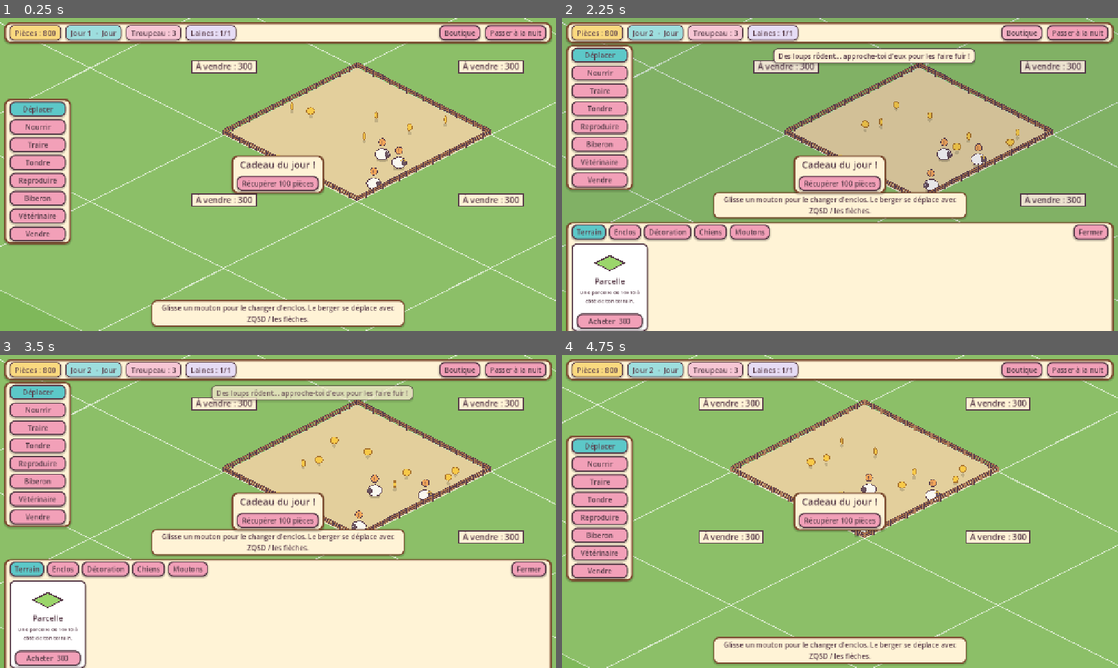
Above: before the commit, frames 1-4 (two rows, left to right).
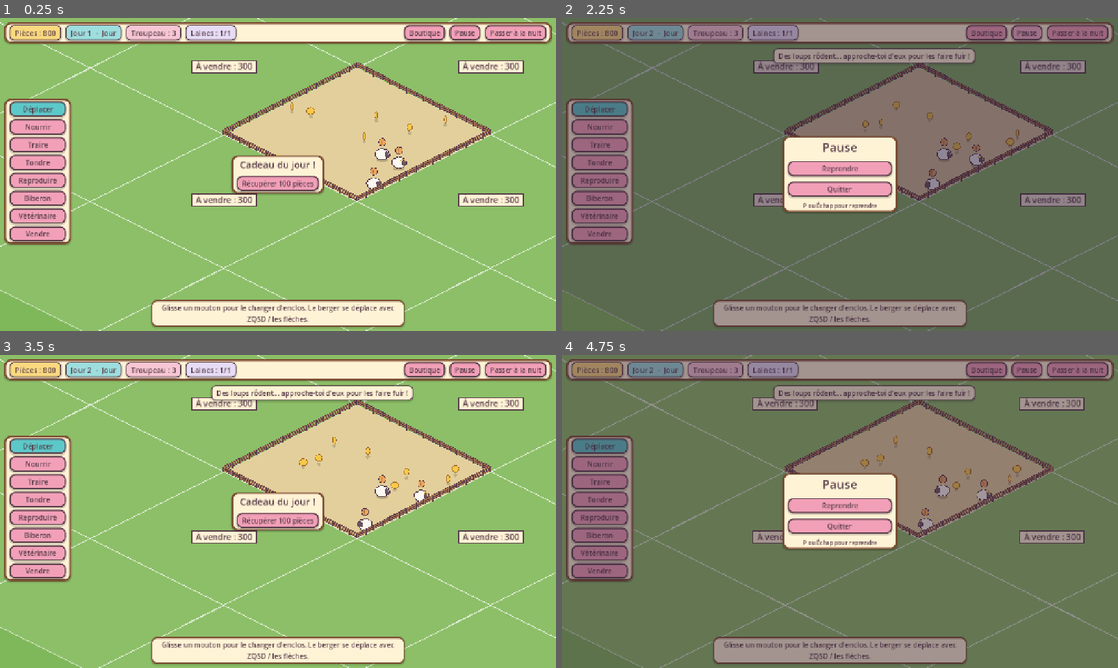
Above: after the commit, the same moments.

Repository: Jotaro15/bergerie
Game: Godot game, scene res://scenes/main.tscn
Same seed, same stepped clock (60 frames per second), same inputs: the game is played once before the commit and once after it.
Inputs (mouse positions are in pixels of both pictures, inside the frame that each line leads up to):
- Up to frame 1 (0.25 s): no input
- Up to frame 2 (2.25 s): click "Passer à la nuit" at 0.5 s; click "Passer au jour" at 1.25 s; click (1029, 33) at 2 s, where only the run after the commit has a clickable "Pause"
- Up to frame 3 (3.5 s): click (278, 505) at 2.75 s, where only the run after the commit has a clickable "Reprendre"
- Up to frame 4 (4.75 s): tap Enter at 3.5 s; move the mouse to (962, 495) at 3.52 s; hold D (move_right) 3.53-4.25 s; tap P at 3.6 s; click (962, 495) at 3.67 s; tap F at 3.8 s; drag from (728, 527) to (812, 574) at 4.27 s

The runs differ from the first frame. In frame 1, 0.5% of the frame differs, in the area x 72-86%, y 2-8%; in frame 2, 97%; in frame 3, 42%; in frame 4, 99%, in the area x 0-100%, y 0-100%.

Commit message:
ajout de la possibilité de mettre en pause le jeu.

Diff:
--- a/scripts/autoload/game.gd
+++ b/scripts/autoload/game.gd
@@ -5,6 +5,7 @@
 signal money_changed(amount: int)
 signal day_changed(day: int)
 signal phase_changed(phase: int)
+signal pause_changed(paused: bool)
 signal stats_changed
 signal toast(message: String)
 signal mode_changed
@@ -23,6 +24,7 @@
 
 var money: int = Config.START_MONEY
 var day: int = 1
+var paused := false
 var phase: Phase = Phase.DAY
 var last_bonus_unix: int = 0
 
@@ -81,8 +83,23 @@
 func price_multiplier() -> float:
 	return 1.0 + minf(float(charm), 30.0) * 0.01
 
+## Met le jeu en pause en gelant tout l'arbre de scènes. Seuls les nœuds en
+## PROCESS_MODE_ALWAYS (le menu de pause) continuent de réagir.
+func set_paused(value: bool) -> void:
+	if value == paused:
+		return
+	paused = value
+	get_tree().paused = value
+	pause_changed.emit(value)
+
+
+func toggle_pause() -> void:
+	set_paused(not paused)
+
 
 func toggle_phase() -> void:
+	if paused:
+		return
 	if phase == Phase.DAY:
 		phase = Phase.NIGHT
 	else:
--- a/scripts/main.gd
+++ b/scripts/main.gd
@@ -9,3 +9,4 @@
 
 	# l'interface vient après le monde pour que le bonus quotidien soit déjà chargé
 	add_child(Hud.new())
+	add_child(PauseMenu.new())
--- a/scripts/systems/build_controller.gd
+++ b/scripts/systems/build_controller.gd
@@ -28,6 +28,7 @@
 
 func _ready() -> void:
 	Game.mode_changed.connect(_on_mode_changed)
+	Game.pause_changed.connect(func(_paused: bool) -> void: _dragging = false)
 	set_process(false)
 
 
@@ -48,6 +49,8 @@
 
 	if event is InputEventKey and event.pressed and (event as InputEventKey).keycode == KEY_ESCAPE:
 		Game.clear_mode()
+		# sans ça, le monde recevrait le même Échap et ouvrirait la pause dans la foulée
+		get_viewport().set_input_as_handled()
 		return
 
 	if not event is InputEventMouseButton:
--- a/scripts/ui/hud.gd
+++ b/scripts/ui/hud.gd
@@ -104,6 +104,11 @@
 	shop_button.text = "Boutique"
 	shop_button.pressed.connect(_toggle_shop)
 	row.add_child(shop_button)
+
+	var pause_button := Button.new()
+	pause_button.text = "Pause"
+	pause_button.pressed.connect(Game.toggle_pause)
+	row.add_child(pause_button)
 
 	_phase_button = Button.new()
 	_phase_button.pressed.connect(Game.toggle_phase)
--- /dev/null
+++ b/scripts/ui/pause_menu.gd
@@ -0,0 +1,79 @@
+class_name PauseMenu
+extends CanvasLayer
+## Menu de pause : voile sur le jeu, boutons Reprendre / Quitter.
+##
+## C'est le seul nœud qui reste actif quand l'arbre est en pause (PROCESS_MODE_ALWAYS),
+## donc c'est lui qui écoute P et Échap pour reprendre la partie.
+
+
+func _ready() -> void:
+	process_mode = Node.PROCESS_MODE_ALWAYS
+	layer = 30
+	visible = false
+	_build()
+	Game.pause_changed.connect(_on_pause_changed)
+
+
+func _build() -> void:
+	# ce contrôle plein écran bloque aussi les clics vers l'interface du dessous
+	var root := Control.new()
+	root.set_anchors_preset(Control.PRESET_FULL_RECT)
+	root.theme = UiTheme.build()
+	add_child(root)
+
+	var veil := ColorRect.new()
+	veil.set_anchors_preset(Control.PRESET_FULL_RECT)
+	veil.color = Color(0.2, 0.12, 0.22, 0.45)
+	root.add_child(veil)
+
+	var center := CenterContainer.new()
+	center.set_anchors_preset(Control.PRESET_FULL_RECT)
+	root.add_child(center)
+
+	var panel := PanelContainer.new()
+	center.add_child(panel)
+
+	var column := VBoxContainer.new()
+	column.add_theme_constant_override("separation", 12)
+	column.custom_minimum_size = Vector2(240, 0)
+	panel.add_child(column)
+
+	var title := Label.new()
+	title.text = "Pause"
+	title.horizontal_alignment = HORIZONTAL_ALIGNMENT_CENTER
+	title.add_theme_font_size_override("font_size", 28)
+	column.add_child(title)
+
+	var resume := Button.new()
+	resume.text = "Reprendre"
+	resume.pressed.connect(Game.set_paused.bind(false))
+	column.add_child(resume)
+
+	var quit := Button.new()
+	quit.text = "Quitter"
+	quit.pressed.connect(_quit)
+	column.add_child(quit)
+
+	var hint := Label.new()
+	hint.text = "P ou Échap pour reprendre"
+	hint.horizontal_alignment = HORIZONTAL_ALIGNMENT_CENTER
+	hint.add_theme_font_size_override("font_size", 13)
+	column.add_child(hint)
+
+
+func _unhandled_input(event: InputEvent) -> void:
+	if not Game.paused or not event is InputEventKey:
+		return
+	var key := event as InputEventKey
+	if key.pressed and not key.echo and (key.keycode == KEY_ESCAPE or key.keycode == KEY_P):
+		Game.set_paused(false)
+		get_viewport().set_input_as_handled()
+
+
+func _on_pause_changed(paused: bool) -> void:
+	visible = paused
+
+
+# La partie est sauvegardée au moment où on entre en pause, et rien ne bouge ensuite.
+func _quit() -> void:
+	get_tree().quit()
--- a/scripts/world/world.gd
+++ b/scripts/world/world.gd
@@ -97,6 +97,7 @@
 func _connect_signals() -> void:
 	farm_map.changed.connect(_refresh_fences)
 	Game.phase_changed.connect(_on_phase_changed)
+	Game.pause_changed.connect(_on_pause_changed)
 	Game.item_chosen.connect(_on_item_chosen)
 	build_controller.stamps_requested.connect(_on_stamps_requested)
 	build_controller.barrier_requested.connect(_on_barrier_requested)
@@ -172,9 +173,11 @@
 	elif event is InputEventKey and event.pressed:
 		match (event as InputEventKey).keycode:
 			KEY_ESCAPE:
-				_cancel_or_clear()
-			KEY_F:
-				_follow_camera = true
+				# s'il n'y a rien à annuler, Échap ouvre le menu de pause
+				if not _cancel_current_action():
+					Game.set_paused(true)
+			KEY_P:
+				Game.set_paused(true)
 
 
 func _on_mouse_button(mouse: InputEventMouseButton) -> void:
@@ -187,16 +190,21 @@
 			_panning = mouse.pressed
 		MOUSE_BUTTON_RIGHT:
 			if mouse.pressed:
-				_cancel_or_clear()
+				_cancel_current_action()
 		MOUSE_BUTTON_LEFT:
 			if mouse.pressed:
 				_on_left_click()
 
-func _cancel_or_clear() -> void:
+# Échap / clic droit : d'abord on repose le mouton qu'on tient, sinon on quitte le mode actif.
+# Renvoie false quand il n'y avait rien à annuler.
+func _cancel_current_action() -> bool:
 	if dragger.is_dragging():
 		dragger.cancel()
-	else:
+		return true
+	if Game.tool_id != &"walk":
 		Game.clear_mode()
+		return true
+	return false
 
 func _zoom(factor: float) -> void:
 	camera.zoom = (camera.zoom * factor).clamp(Vector2(0.5, 0.5), Vector2(2.4, 2.4))
@@ -233,6 +241,18 @@
 	# _walk_to(cell)
 
 
+# --- pause ---
+
+# En pause on sauvegarde, et on lâche tout ce qui dépend d'un bouton de souris : le
+# relâchement se produirait pendant la pause et le jeu ne le verrait jamais.
+func _on_pause_changed(paused: bool) -> void:
+	if not paused:
+		return
+	_panning = false
+	dragger.cancel()
+	save_game()
+
+
 func _walk_to(cell: Vector2) -> void:
 	_follow_camera = true
 	shepherd.walk_to(cell)
Not shown, added: scripts/ui/pause_menu.gd.uid
Not shown, changed: ASSETS.md
